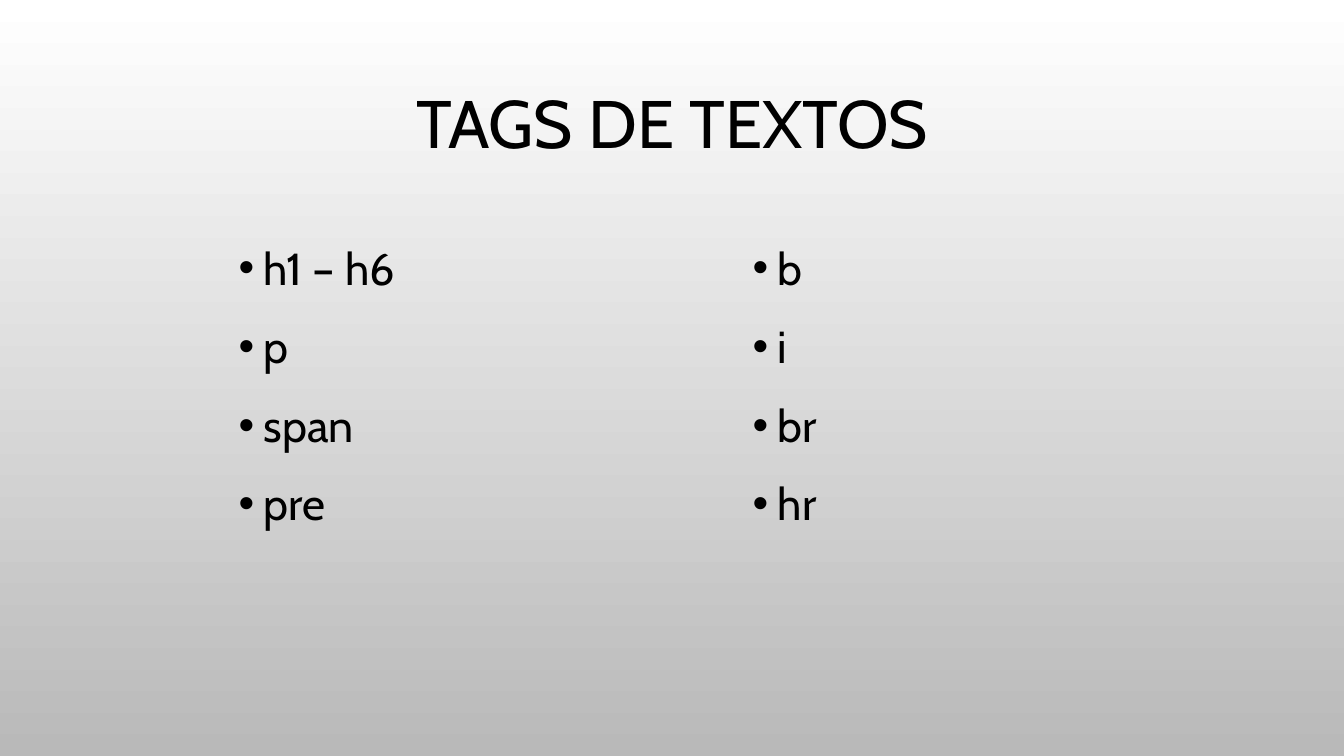
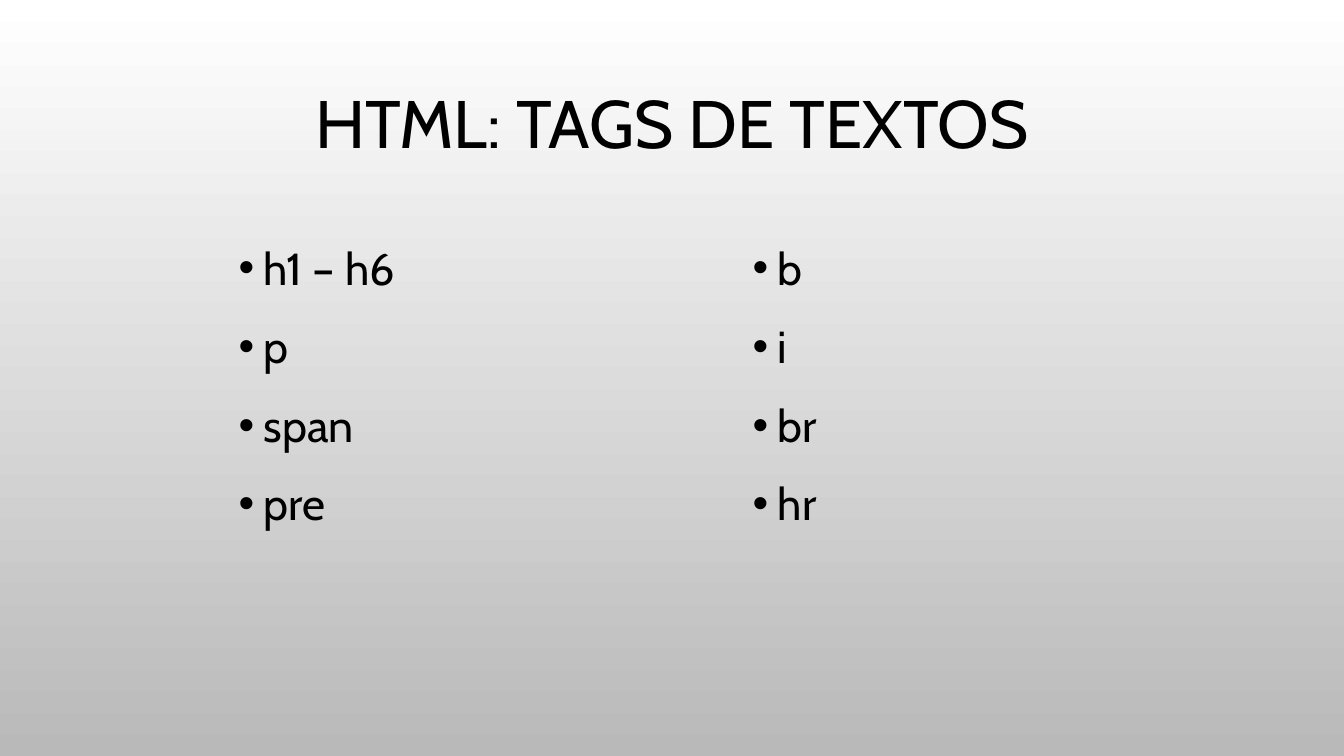
Before and after one commit to JulioCR-Oliveira/Trabalho-Topicos-Especiais, a slide deck: slide 6 of Arquivos/INTRODUÇÃO A FRONT-END.pptx. Drawn at 1344x756 pixels with LibreOffice and Linux fonts; fonts in the diff are those of the drawing; background and template pictures are left out. Boxes give left, top, right and bottom in pixels: in the first picture for what was removed or moved away, otherwise in the second. Text is boxed around its words. In the diff, an @@ line names an element or a change of style, - is before the commit and + after.

```diff
--- a/Arquivos/INTRODUÇÃO A FRONT-END.pptx
+++ b/Arquivos/INTRODUÇÃO A FRONT-END.pptx
@@ title at (316,100,1028,149): text changed @@
-TAGS DE TEXTOS
+HTML: TAGS DE TEXTOS
```
Also in this commit, not shown: 3 other slides changed, 17 slides added, 1 other file.
